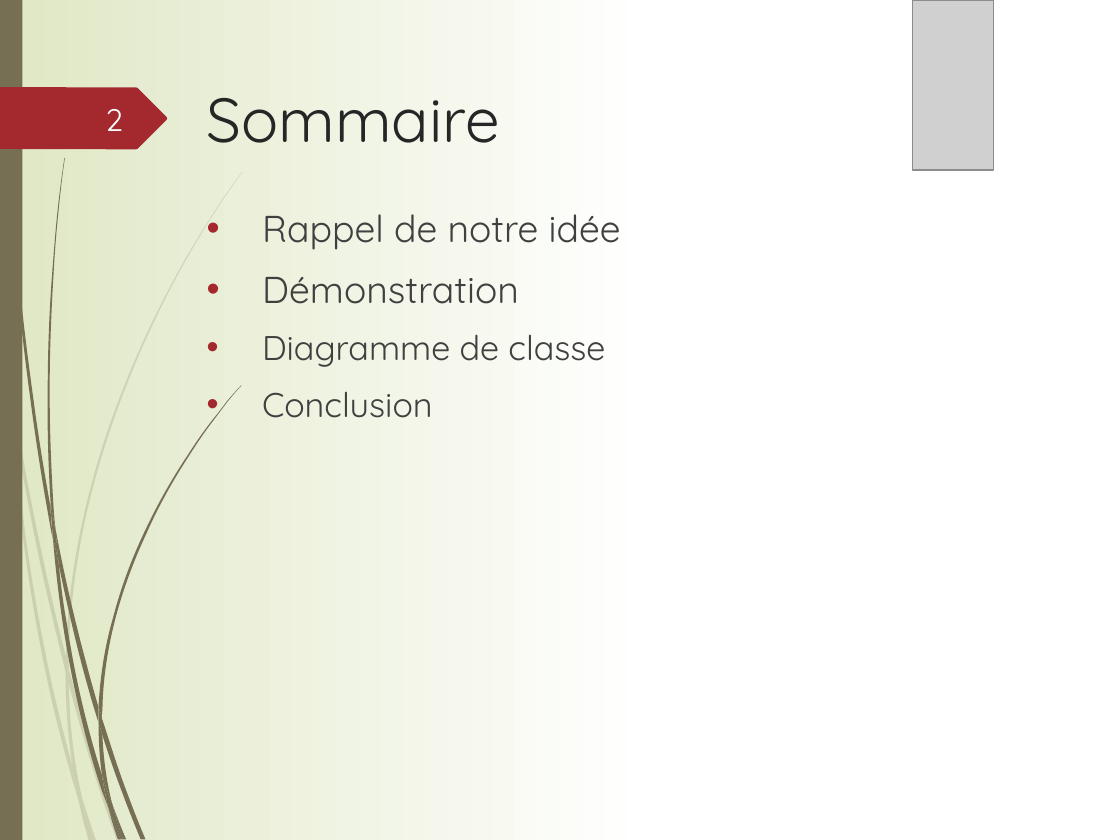
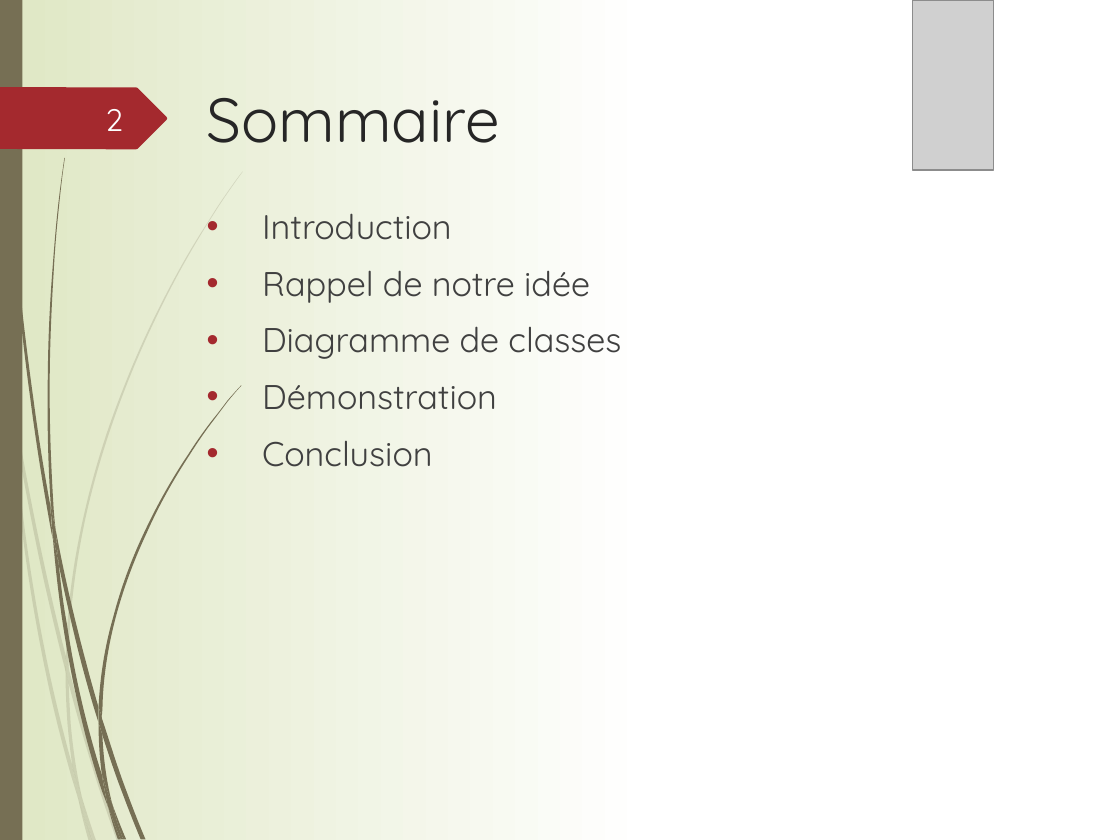
Before and after one commit to jermoret/KillerVsHealer, a slide deck: slide 2 of Presentation/KillerVsHealer.pptx. Drawn at 1120x840 pixels with LibreOffice and Linux fonts; fonts in the diff are those of the drawing; grey boxes stand for pictures. Boxes give left, top, right and bottom in pixels: in the first picture for what was removed or moved away, otherwise in the second. Text is boxed around its words. In the diff, an @@ line names an element or a change of style, - is before the commit and + after.

Commit message:
PPT

```diff
--- a/Presentation/KillerVsHealer.pptx
+++ b/Presentation/KillerVsHealer.pptx
@@ text at (262,213,452,240): paragraph added @@
+• Introduction
@@ text at (262,270,590,410): size 24 to 22 pt in "Rappel de notre idée", "Démonstration" @@
@@ text at (262,326,621,359): paragraph added @@
+• Diagramme de classes
@@ text at (262,334,605,367): paragraph removed @@
-• Diagramme de classe
```
Also in this commit, not shown: 2 other slides changed, 3 slides added.
